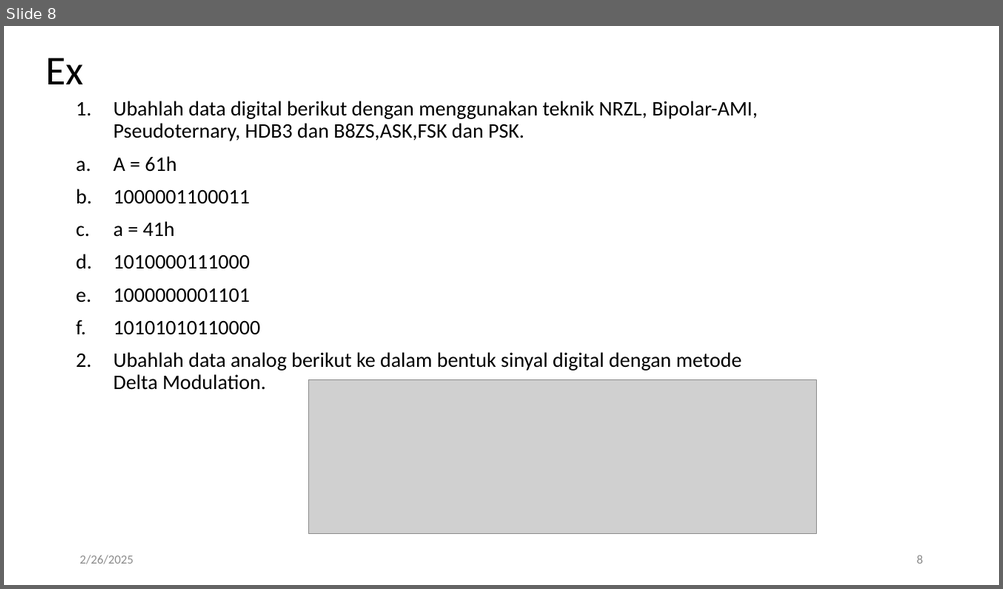
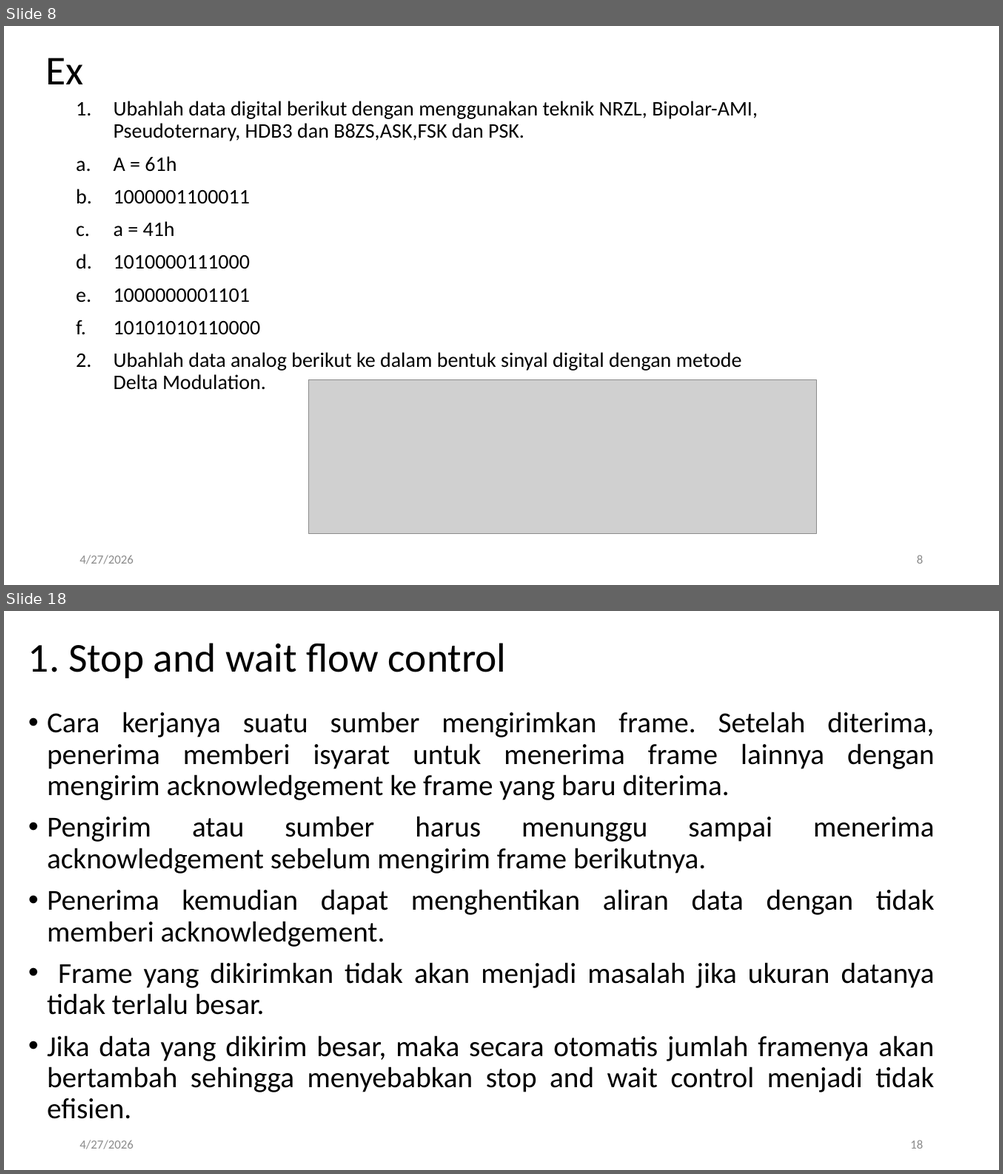
Before and after one commit to amelcharolinesgn2/DataNetCommunication, a slide deck: 6_5Network Communication_Multiplexing.pptx. Shown one above the other, each under a label of ours: slide 8 before the commit, slides 8 and 18 after it; the slides between them are not shown. The pictures are 1003x589 and 1003x1174 pixels, drawn with LibreOffice and Linux fonts; fonts in the diff are those of the drawing; grey boxes stand for pictures. Boxes give left, top, right and bottom in pixels: in the first picture for what was removed or moved away, otherwise in the second. Text is boxed around its words. In the diff, an @@ line names an element or a change of style, - is before the commit and + after.

```diff
--- a/6_5Network Communication_Multiplexing.pptx
+++ b/6_5Network Communication_Multiplexing.pptx
@@ slide 18 added at (4, 611, 999, 1170), background #FFFFFF @@
@@ title added at (28, 643, 506, 678), 39.6 pt, text #000000 @@
+1. Stop and wait flow control
@@ text added at (47, 712, 934, 1119), 28 pt, text #000000 @@
+• Cara kerjanya suatu sumber mengirimkan frame. Setelah diterima, penerima memberi isyarat untuk menerima frame lainnya dengan mengirim acknowledgement ke frame yang baru diterima.
+• Pengirim atau sumber harus menunggu sampai menerima acknowledgement sebelum mengirim frame berikutnya.
+• Penerima kemudian dapat menghentikan aliran data dengan tidak memberi acknowledgement.
+• Frame yang dikirimkan tidak akan menjadi masalah jika ukuran datanya tidak terlalu besar.
+• Jika data yang dikirim besar, maka secara otomatis jumlah framenya akan bertambah sehingga menyebabkan stop and wait control menjadi tidak efisien.
@@ text added at (79, 1140, 133, 1150), 12 pt, text #8C8C8C @@
+4/27/2026
@@ page number added at (910, 1140, 922, 1149), 12 pt, text #8C8C8C @@
+18
@@ slide 8 changed as well @@
@@ text at (79, 555, 133, 565): text changed @@
-2/26/2025
+4/27/2026
```
Also in this commit, not shown: 6 other slides changed, 38 other slides added.
